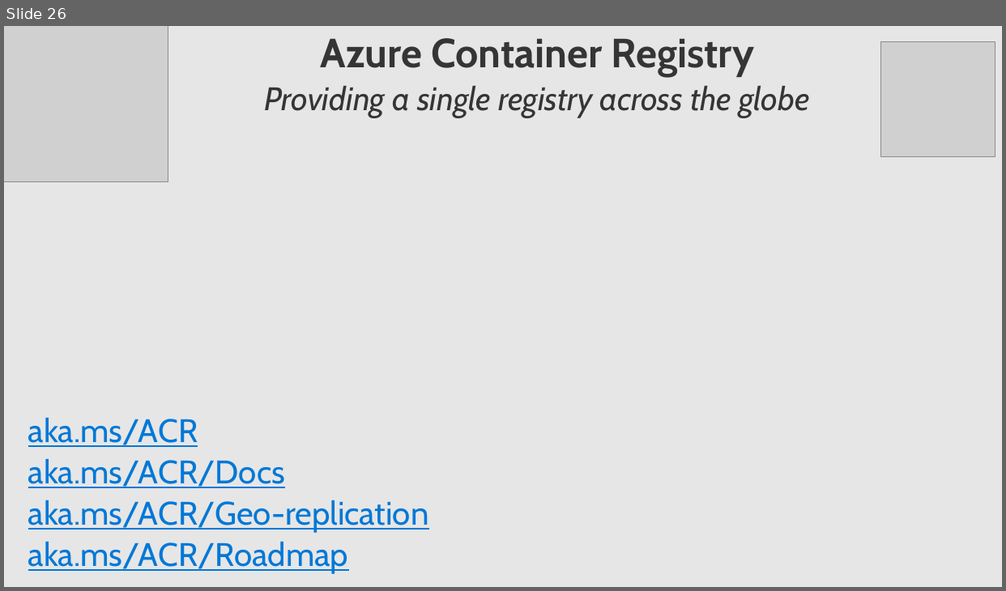
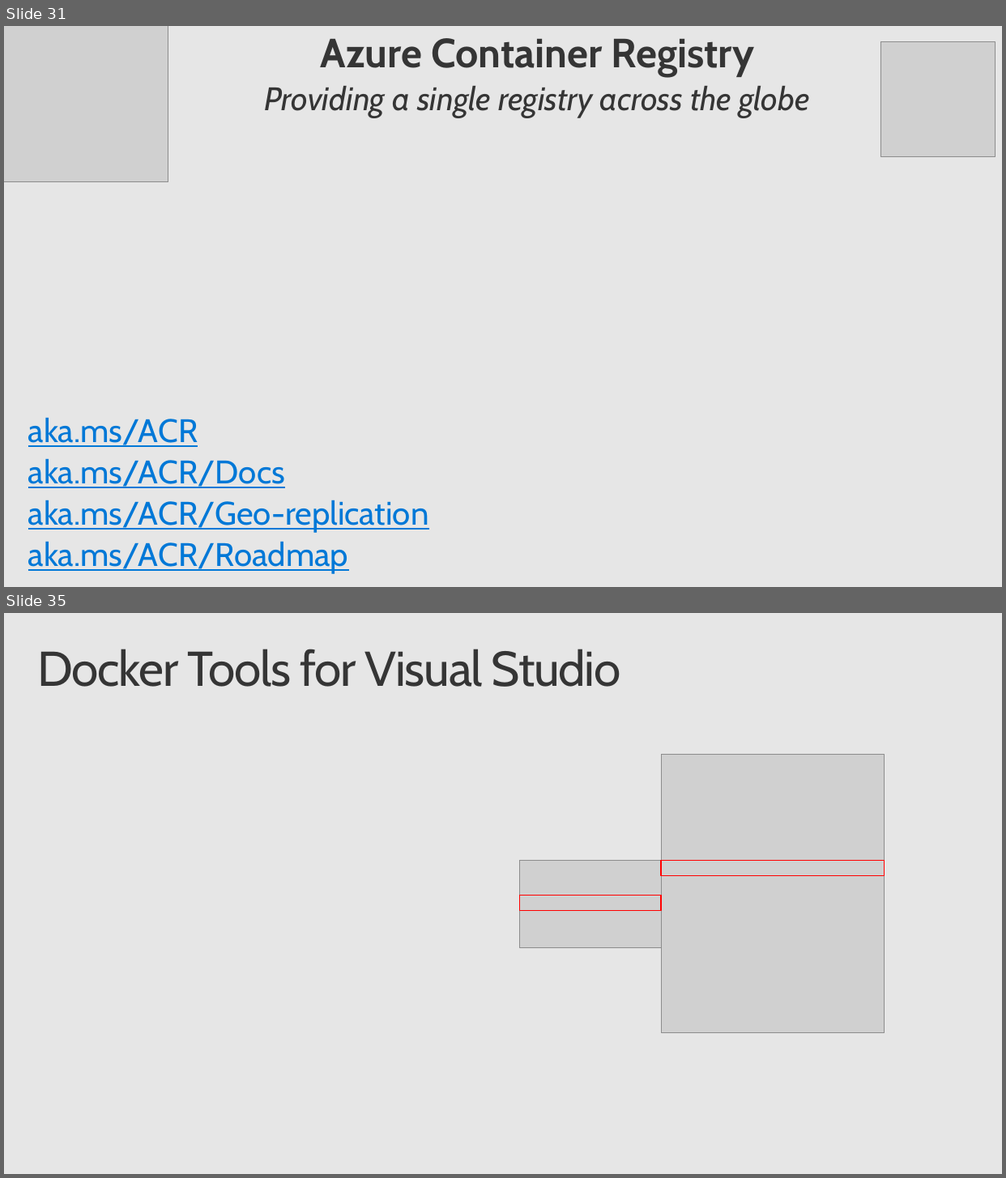
Before and after one commit to SteveLasker/Presentations, a slide deck: DockerGeneral/AzureContainersE2E.pptx. Shown one above the other, each under a label of ours: slide 26 before the commit, slides 31 and 35 after it; the slides between them are not shown. The pictures are 1006x591 and 1006x1178 pixels, drawn with LibreOffice and Linux fonts; fonts in the diff are those of the drawing; grey boxes stand for pictures; background and template pictures are left out. Boxes give left, top, right and bottom in pixels: in the first picture for what was removed or moved away, otherwise in the second. Text is boxed around its words. In the diff, an @@ line names an element or a change of style, - is before the commit and + after.

```diff
--- a/DockerGeneral/AzureContainersE2E.pptx
+++ b/DockerGeneral/AzureContainersE2E.pptx
@@ slide 35 added at box(4, 613, 1002, 1174), background picture (left out) @@
@@ title added at box(38, 649, 620, 687), 48 pt, text #353535 @@
+Docker Tools for Visual Studio
@@ picture added at box(661, 754, 884, 1033) @@
@@ picture added at box(520, 860, 662, 948) @@
@@ rectangle added at box(661, 860, 884, 875), outline #FF0000 0.85 pt @@
@@ rectangle added at box(520, 896, 662, 911), outline #FF0000 0.85 pt @@
@@ what was slide 26 is now slide 31 @@
```
Also in this commit, not shown: 9 slides changed, 11 other slides added, 1 slide removed.
